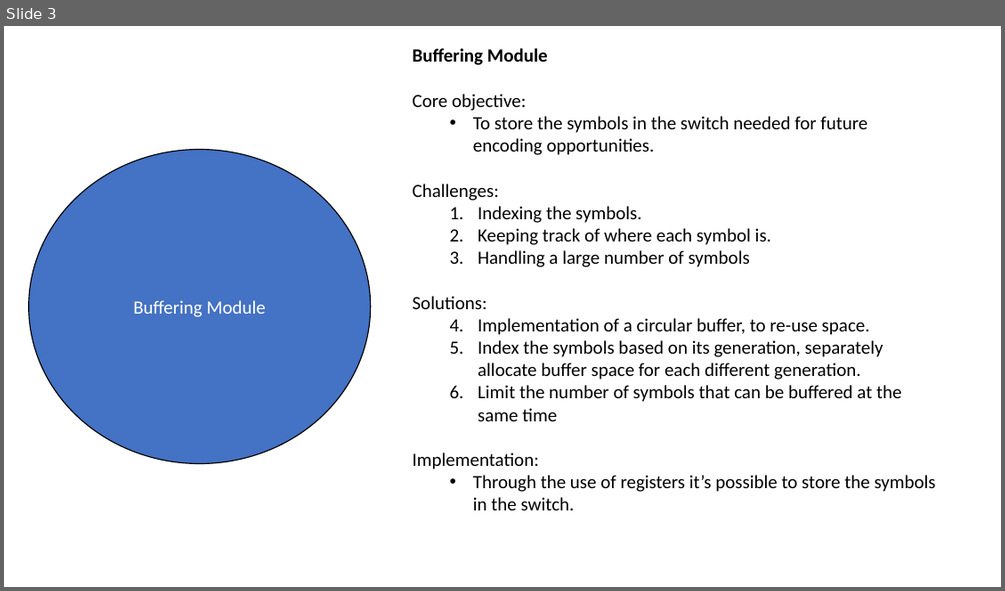
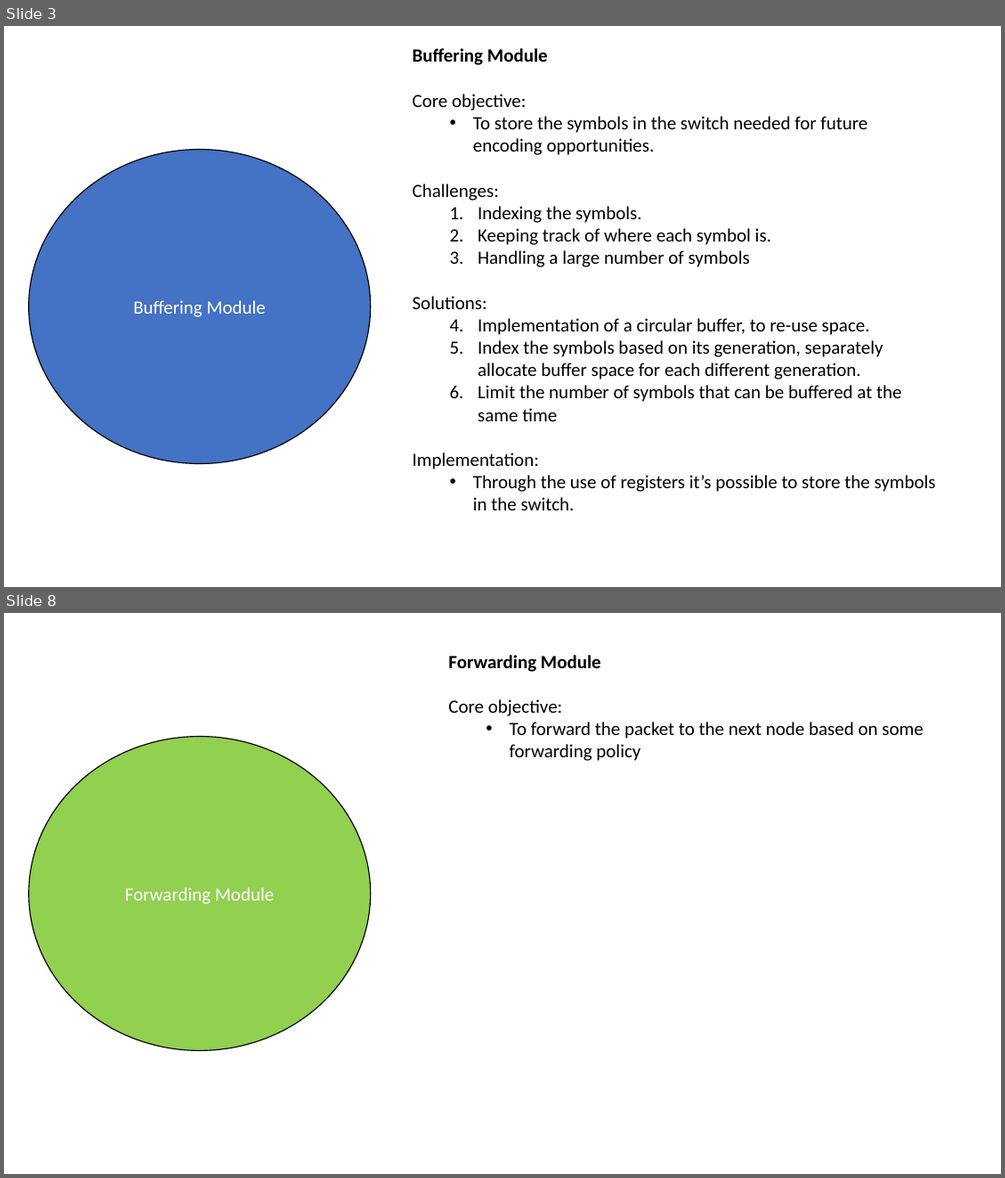
Before and after one commit to netx-ulx/NC, a slide deck: Docs/Design of a RLNC implementation on the switch.pptx. Shown one above the other, each under a label of ours: slide 3 before the commit, slides 3 and 8 after it; the slides between them are not shown. The pictures are 1005x591 and 1005x1178 pixels, drawn with LibreOffice and Linux fonts; fonts in the diff are those of the drawing. Boxes give left, top, right and bottom in pixels: in the first picture for what was removed or moved away, otherwise in the second. Text is boxed around its words. In the diff, an @@ line names an element or a change of style, - is before the commit and + after.

```diff
--- a/Docs/Design of a RLNC implementation on the switch.pptx
+++ b/Docs/Design of a RLNC implementation on the switch.pptx
@@ slide 8 added at (4,613,1001,1174), background #FFFFFF @@
@@ text added at (448,655,922,761), 18 pt, text #000000 @@
+Forwarding Module
+Core objective:
+  • To forward the packet to the next node based on some forwarding policy
@@ ellipse added at (29,737,371,1051), fill #92D050, outline #000000 1 pt, 18 pt, text #FFFFFF @@
+Forwarding Module
```
Also in this commit, not shown: 3 slides changed, 2 other slides added.
